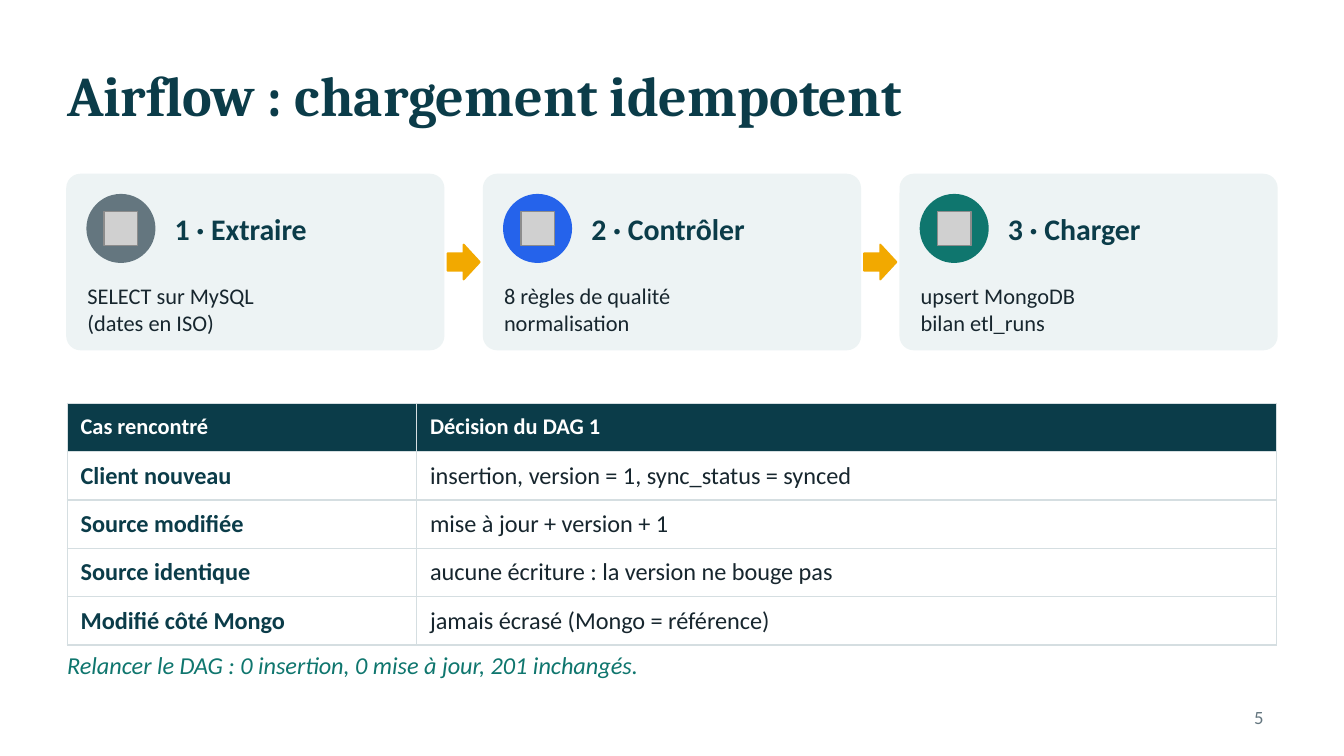
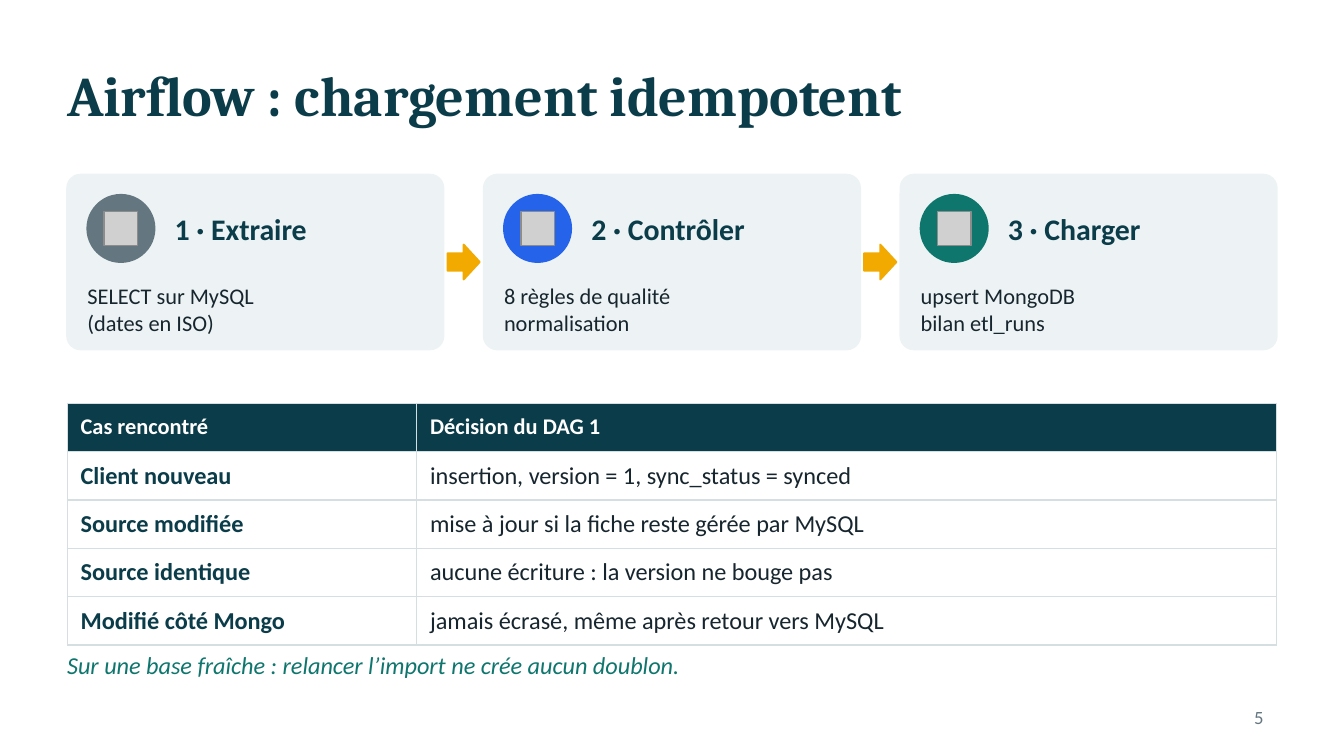
Before and after one commit to gildaskoanda/soap-clients-groupe5-si, a slide deck: slide 5 of presentation/PRESENTATION_SOAP_CLIENTS.pptx. Drawn at 1344x756 pixels with LibreOffice and Linux fonts; fonts in the diff are those of the drawing; grey boxes stand for pictures. Boxes give left, top, right and bottom in pixels: in the first picture for what was removed or moved away, otherwise in the second. Text is boxed around its words. In the diff, an @@ line names an element or a change of style, - is before the commit and + after.

Commit message:
feat(soap) complete and validate group 5 delivery
Document the SOAP contract, validation rules and reconciliation strategy.
Protect SOAP-owned records from stale imports and concurrent updates.
Correct Airflow discovery, local container settings and secret handling.
Update the vulnerable Symfony Mime dependency without broad upgrades.
Add real Zabbix checks and a controlled outage verification scenario.
Record 33 unit tests, 23 SOAP tests, 27 pipeline checks and 9 Zabbix checks.
Update the group presentation with member names and verified results.

```diff
--- a/presentation/PRESENTATION_SOAP_CLIENTS.pptx
+++ b/presentation/PRESENTATION_SOAP_CLIENTS.pptx
@@ table at (x1=67, y1=403, x2=1277, y2=637) @@
-row 3, column 2: mise à jour + version + 1
+row 3, column 2: mise à jour si la fiche reste gérée par MySQL
-row 5, column 2: jamais écrasé (Mongo = référence)
+row 5, column 2: jamais écrasé, même après retour vers MySQL
@@ text at (x1=67, y1=657, x2=679, y2=678): text changed @@
-Relancer le DAG : 0 insertion, 0 mise à jour, 201 inchangés.
+Sur une base fraîche : relancer l’import ne crée aucun doublon.
```
Also in this commit, not shown: 7 other slides changed, 1 slide added, 1 slide removed, 33 other files.
